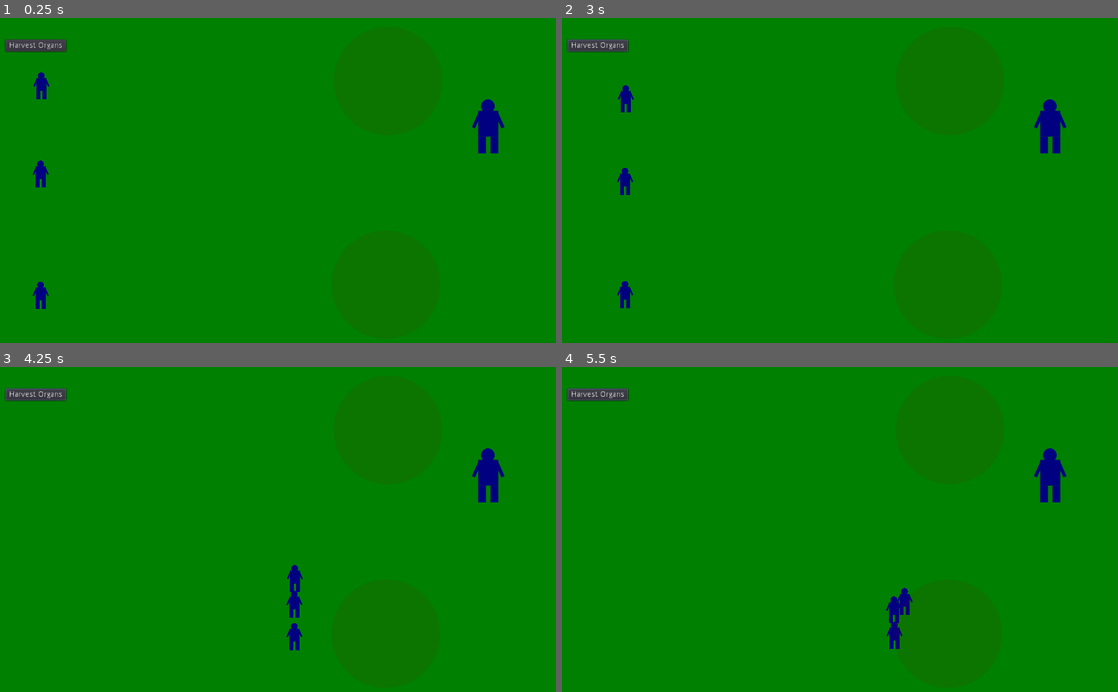
Above: before the commit, frames 1-4 (two rows, left to right).
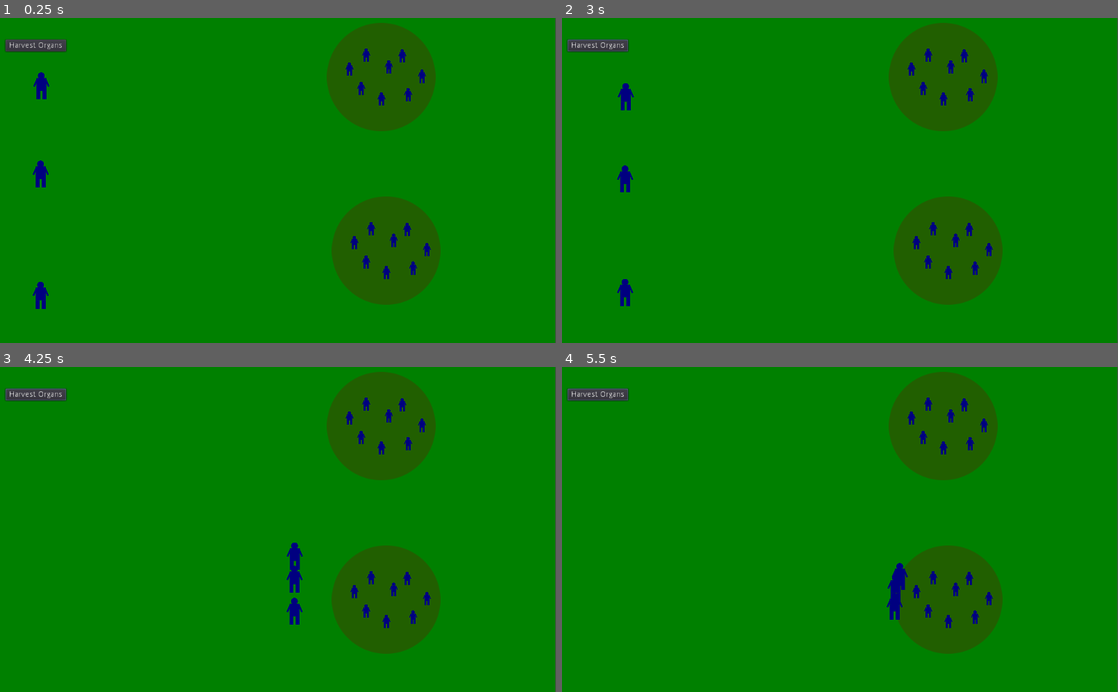
Above: after the commit, the same moments.

Repository: nwforrer/ld44
Game: Godot game, scene res://maps/MainMap.tscn
Two runs of this game, one before a commit and one after it. Both use one fixed random seed, a clock stepped at 60 frames per second and the inputs below.
Inputs (mouse positions are in pixels of both pictures, inside the frame that each line leads up to):
- Up to frame 1 (0.25 s): no input
- Up to frame 2 (3 s): click "Harvest Organs" at 0.5 s; click "Harvest Organs" at 1.25 s; click "Harvest Organs" at 2 s; tap Enter at 2.75 s; move the mouse to (945, 284) at 2.77 s; click (945, 284) at 2.92 s
- Up to frame 3 (4.25 s): move the mouse to (389, 428) at 3.52 s; click (389, 428) at 3.67 s
- Up to frame 4 (5.5 s): move the mouse to (895, 458) at 4.27 s; click (895, 458) at 4.42 s; move the mouse to (812, 594) at 5.02 s; click (812, 594) at 5.17 s

The runs differ from the first frame. In frame 1, 3.6% of the frame differs, in the area x 58-91%, y 1-81%; in frame 2, 3.7%; in frame 3, 4.0%, in the area x 51-91%, y 1-88%; in frame 4, 3.9%.

Commit message:
Have bodies that are removed when captured

Diff:
--- a/bodies/Harvester.gd
+++ b/bodies/Harvester.gd
@@ -1,20 +1,44 @@
 extends KinematicBody2D
 
-var harvesting = false
-var harvesting_destination
+signal harvest_complete
+
+var home_location
+var harvest_target
+
+enum STATES {NONE, MOVING_TO_HARVEST, HARVESTING, MOVING_HOME}
+
+var current_state = STATES.NONE
+
+func _ready():
+	home_location = global_position
 
 func _process(delta):
-	if harvesting:
-		var intermediate = lerp(global_position, harvesting_destination, ($LerpTimer.wait_time - $LerpTimer.time_left) / $LerpTimer.wait_time)
-		move_and_slide(intermediate - global_position)
-		if (global_position - harvesting_destination).length() < 100:
-			harvesting = false
+	match current_state:
+		STATES.MOVING_TO_HARVEST:
+			_move_towards(harvest_target.global_position)
+			if (global_position - harvest_target.global_position).length() < 100:
+				_change_state(STATES.HARVESTING)
+		STATES.HARVESTING:
+			if $HarvestTimer.is_stopped():
+				emit_signal("harvest_complete", harvest_target)
+				_change_state(STATES.MOVING_HOME)
+		STATES.MOVING_HOME:
+			_move_towards(home_location)
+			if (global_position - home_location).length() < 100:
+				_change_state(STATES.NONE)
 
-func harvest(destination):
-	if harvesting:
+func move_to_target(destination):
+	if not current_state == STATES.NONE:
 		return
 
-	harvesting = true
-	harvesting_destination = destination
+	harvest_target = destination
+	_change_state(STATES.MOVING_TO_HARVEST)
 
-	print(name, " harvesting at ", destination)
+func _change_state(new_state):
+	if new_state == STATES.HARVESTING:
+		$HarvestTimer.start()
+	current_state = new_state
+
+func _move_towards(destination):
+	var intermediate = lerp(global_position, destination, ($LerpTimer.wait_time - $LerpTimer.time_left) / $LerpTimer.wait_time)
+	move_and_slide(intermediate - global_position)
--- a/bodies/Harvester.tscn
+++ b/bodies/Harvester.tscn
@@ -11,6 +11,7 @@
 "Harvester",
 ]]
 scale = Vector2( 0.5, 0.5 )
+collision_mask = 0
 script = ExtResource( 1 )
 
 [node name="person" type="Sprite" parent="."]
@@ -23,3 +24,7 @@
 
 [node name="LerpTimer" type="Timer" parent="."]
 one_shot = true
+
+[node name="HarvestTimer" type="Timer" parent="."]
+wait_time = 5.0
+one_shot = true
--- a/interactions/Area.gd
+++ b/interactions/Area.gd
@@ -1,7 +1,15 @@
-extends Area2D
+extends Node2D
+
+class_name HarvestArea
 
 signal area_clicked
 
 func _on_Area_input_event(viewport, event, shape_idx):
 	if event is InputEventMouseButton and event.pressed:
 		emit_signal("area_clicked")
+
+func harvest_body():
+	if $Bodies.get_children().size() > 0:
+		$Bodies.get_child(0).queue_free()
+		return true
+	return false
--- a/interactions/Area.tscn
+++ b/interactions/Area.tscn
@@ -1,20 +1,67 @@
-[gd_scene load_steps=4 format=2]
+[gd_scene load_steps=5 format=2]
 
 [ext_resource path="res://interactions/Area.gd" type="Script" id=1]
 [ext_resource path="res://interactions/area.png" type="Texture" id=2]
+[ext_resource path="res://bodies/person.png" type="Texture" id=3]
 
 [sub_resource type="CircleShape2D" id=1]
 radius = 101.139
 
-[node name="Area" type="Area2D"]
-modulate = Color( 1, 1, 1, 0.0823529 )
+[node name="Area" type="Node2D"]
 script = ExtResource( 1 )
+__meta__ = {
+"_edit_group_": true
+}
 
-[node name="Sprite" type="Sprite" parent="."]
-texture = ExtResource( 2 )
+[node name="Area2D" type="Area2D" parent="."]
 
-[node name="CollisionShape2D" type="CollisionShape2D" parent="."]
+[node name="CollisionShape2D" type="CollisionShape2D" parent="Area2D"]
 visible = false
 shape = SubResource( 1 )
 
-[connection signal="input_event" from="." to="." method="_on_Area_input_event"]
+[node name="AreaSprite" type="Sprite" parent="."]
+modulate = Color( 1, 1, 1, 0.258824 )
+texture = ExtResource( 2 )
+
+[node name="Bodies" type="Node2D" parent="."]
+
+[node name="Body" type="Sprite" parent="Bodies"]
+position = Vector2( 38.9059, -38.9059 )
+scale = Vector2( 0.25, 0.25 )
+texture = ExtResource( 3 )
+
+[node name="Body2" type="Sprite" parent="Bodies"]
+position = Vector2( -27.5584, -40.527 )
+scale = Vector2( 0.25, 0.25 )
+texture = ExtResource( 3 )
+
+[node name="Body3" type="Sprite" parent="Bodies"]
+position = Vector2( -36.7445, 21.0741 )
+scale = Vector2( 0.25, 0.25 )
+texture = ExtResource( 3 )
+
+[node name="Body4" type="Sprite" parent="Bodies"]
+position = Vector2( 0.540375, 40.527 )
+scale = Vector2( 0.25, 0.25 )
+texture = ExtResource( 3 )
+
+[node name="Body5" type="Sprite" parent="Bodies"]
+position = Vector2( 49.7131, 32.4216 )
+scale = Vector2( 0.25, 0.25 )
+texture = ExtResource( 3 )
+
+[node name="Body6" type="Sprite" parent="Bodies"]
+position = Vector2( -58.3589, -14.5897 )
+scale = Vector2( 0.25, 0.25 )
+texture = ExtResource( 3 )
+
+[node name="Body7" type="Sprite" parent="Bodies"]
+position = Vector2( 75.11, -1.62108 )
+scale = Vector2( 0.25, 0.25 )
+texture = ExtResource( 3 )
+
+[node name="Body8" type="Sprite" parent="Bodies"]
+position = Vector2( 14.0493, -18.9126 )
+scale = Vector2( 0.25, 0.25 )
+texture = ExtResource( 3 )
+[connection signal="input_event" from="Area2D" to="." method="_on_Area_input_event"]
--- a/maps/MainMap.gd
+++ b/maps/MainMap.gd
@@ -2,7 +2,13 @@
 
 func _ready():
 	for area in $Areas.get_children():
-		area.connect("area_clicked", self, "_on_Area_clicked", [area.global_position])
+		area.connect("area_clicked", self, "_on_Area_clicked", [area])
+	for harvester in $Harvesters.get_children():
+		harvester.connect("harvest_complete", self, "_on_Harvest_complete")
 
-func _on_Area_clicked(position):
-	get_tree().call_group("Harvester", "harvest", position)
+func _on_Area_clicked(target:HarvestArea):
+	get_tree().call_group("Harvester", "move_to_target", target)
+
+func _on_Harvest_complete(target:HarvestArea):
+	if target.harvest_body():
+		$UI.harvest_body()
--- a/maps/MainMap.tscn
+++ b/maps/MainMap.tscn
@@ -1,11 +1,10 @@
-[gd_scene load_steps=7 format=2]
+[gd_scene load_steps=6 format=2]
 
 [ext_resource path="res://maps/MainMap.gd" type="Script" id=1]
 [ext_resource path="res://maps/grass_bg.png" type="Texture" id=2]
 [ext_resource path="res://interactions/Area.tscn" type="PackedScene" id=3]
-[ext_resource path="res://bodies/person.png" type="Texture" id=4]
-[ext_resource path="res://bodies/Harvester.tscn" type="PackedScene" id=5]
-[ext_resource path="res://ui/UI.tscn" type="PackedScene" id=6]
+[ext_resource path="res://bodies/Harvester.tscn" type="PackedScene" id=4]
+[ext_resource path="res://ui/UI.tscn" type="PackedScene" id=5]
 
 [node name="MainMap" type="Node2D"]
 script = ExtResource( 1 )
@@ -17,22 +16,20 @@
 [node name="Areas" type="Node" parent="."]
 
 [node name="Area" parent="Areas" instance=ExtResource( 3 )]
-position = Vector2( 710.795, 492.387 )
+position = Vector2( 702.071, 109.059 )
 
 [node name="Area2" parent="Areas" instance=ExtResource( 3 )]
-position = Vector2( 714.672, 116.312 )
+position = Vector2( 711.159, 429.422 )
 
-[node name="victim" type="Sprite" parent="."]
-position = Vector2( 899.129, 200.266 )
-texture = ExtResource( 4 )
+[node name="Harvesters" type="Node" parent="."]
 
-[node name="Harvester" parent="." instance=ExtResource( 5 )]
+[node name="Harvester" parent="Harvesters" instance=ExtResource( 4 )]
 position = Vector2( 76.249, 125.358 )
 
-[node name="Harvester2" parent="." instance=ExtResource( 5 )]
+[node name="Harvester2" parent="Harvesters" instance=ExtResource( 4 )]
 position = Vector2( 74.9566, 288.195 )
 
-[node name="Harvester3" parent="." instance=ExtResource( 5 )]
+[node name="Harvester3" parent="Harvesters" instance=ExtResource( 4 )]
 position = Vector2( 74.9566, 511.773 )
 
-[node name="UI" parent="." instance=ExtResource( 6 )]
+[node name="UI" parent="." instance=ExtResource( 5 )]
--- a/project.godot
+++ b/project.godot
@@ -8,9 +8,14 @@
 
 config_version=4
 
-_global_script_classes=[  ]
+_global_script_classes=[ {
+"base": "Node2D",
+"class": "HarvestArea",
+"language": "GDScript",
+"path": "res://interactions/Area.gd"
+} ]
 _global_script_class_icons={
-
+"HarvestArea": ""
 }
 
 [application]
@@ -24,6 +29,10 @@
 window/stretch/mode="2d"
 window/stretch/aspect="keep"
 
+[layer_names]
+
+2d_physics/layer_1="harvester"
+
 [rendering]
 
 quality/driver/driver_name="GLES2"
--- a/ui/UI.gd
+++ b/ui/UI.gd
@@ -1 +1,14 @@
 extends Control
+
+var bodies
+
+func _ready():
+	bodies = 0
+	_update_body_count()
+
+func harvest_body():
+	bodies += 1
+	_update_body_count()
+
+func _update_body_count():
+	$BodyCount.text = str(bodies)
--- a/ui/UI.tscn
+++ b/ui/UI.tscn
@@ -13,3 +13,9 @@
 margin_right = 122.0
 margin_bottom = 62.0
 text = "Harvest Organs"
+
+[node name="BodyCount" type="Label" parent="."]
+anchor_left = 1.0
+anchor_right = 1.0
+margin_left = -40.0
+margin_bottom = 14.0
